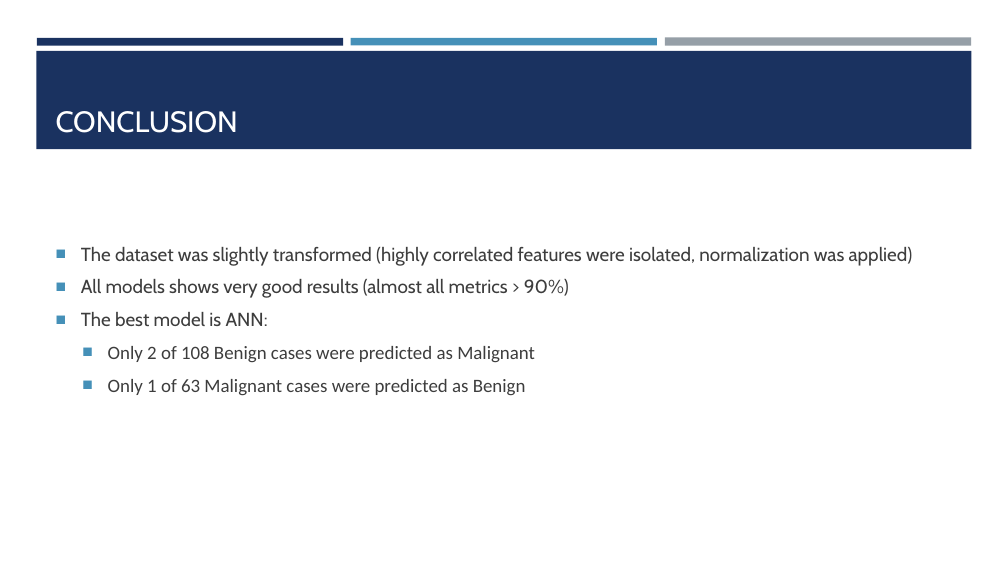
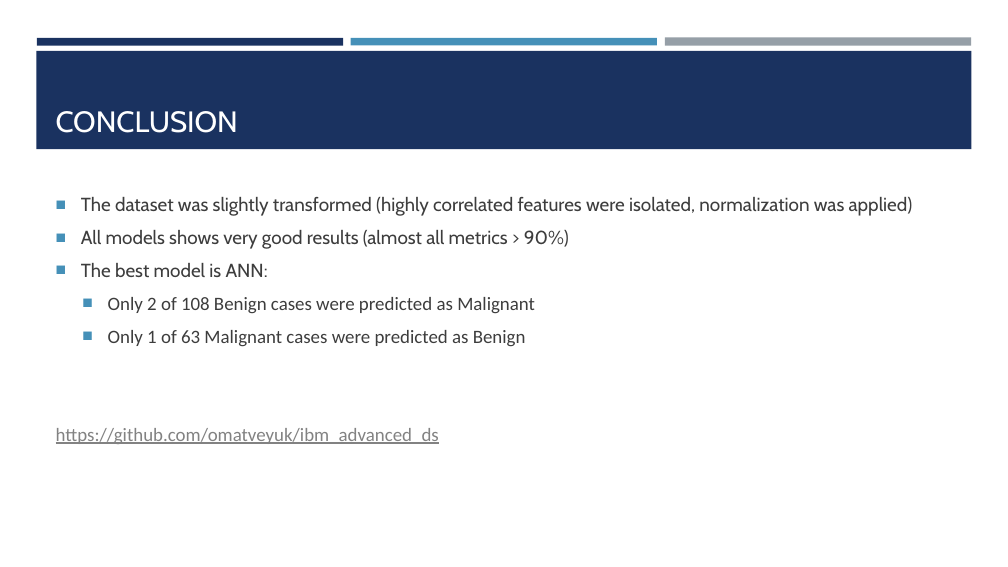
Before and after one commit to omatveyuk/ibm_advanced_ds, a slide deck: slide 14 of BreastCancerClassification.pptx. Drawn at 1008x567 pixels with LibreOffice and Linux fonts; fonts in the diff are those of the drawing. Boxes give left, top, right and bottom in pixels: in the first picture for what was removed or moved away, otherwise in the second. Text is boxed around its words. In the diff, an @@ line names an element or a change of style, - is before the commit and + after.

```diff
--- a/BreastCancerClassification.pptx
+++ b/BreastCancerClassification.pptx
@@ text at (56,428,439,444): paragraph added @@
+https://github.com/omatveyuk/ibm_advanced_ds
```
Also in this commit, not shown: 2 other files.
